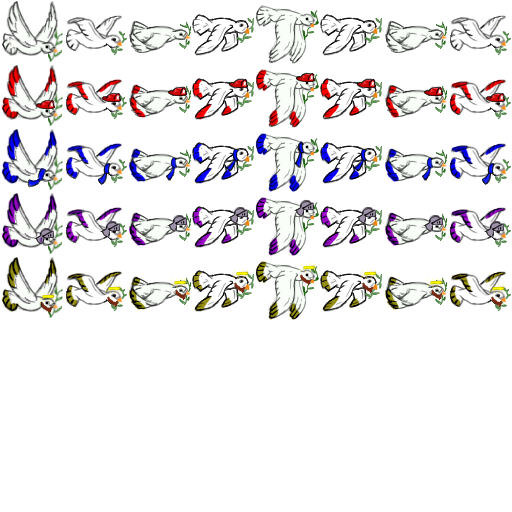
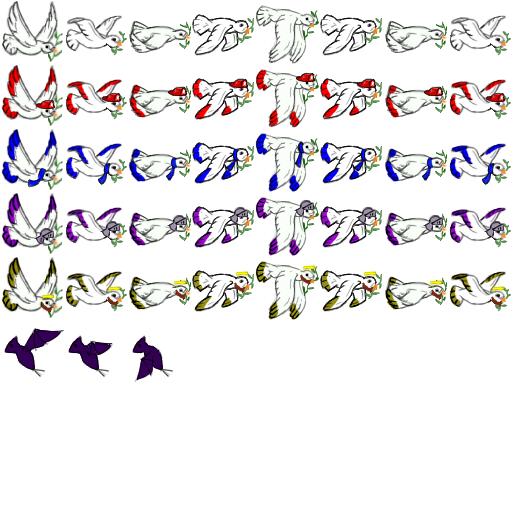
Layered file, before and after one edit (512px x 512px). Changes by layer:
added layer "Bat3" above "Bat2" over [132,335,189,382]
added layer "Bat2" above "Bat" over [68,335,125,377]
added layer "Bat" above "bat" over [4,327,64,377]
